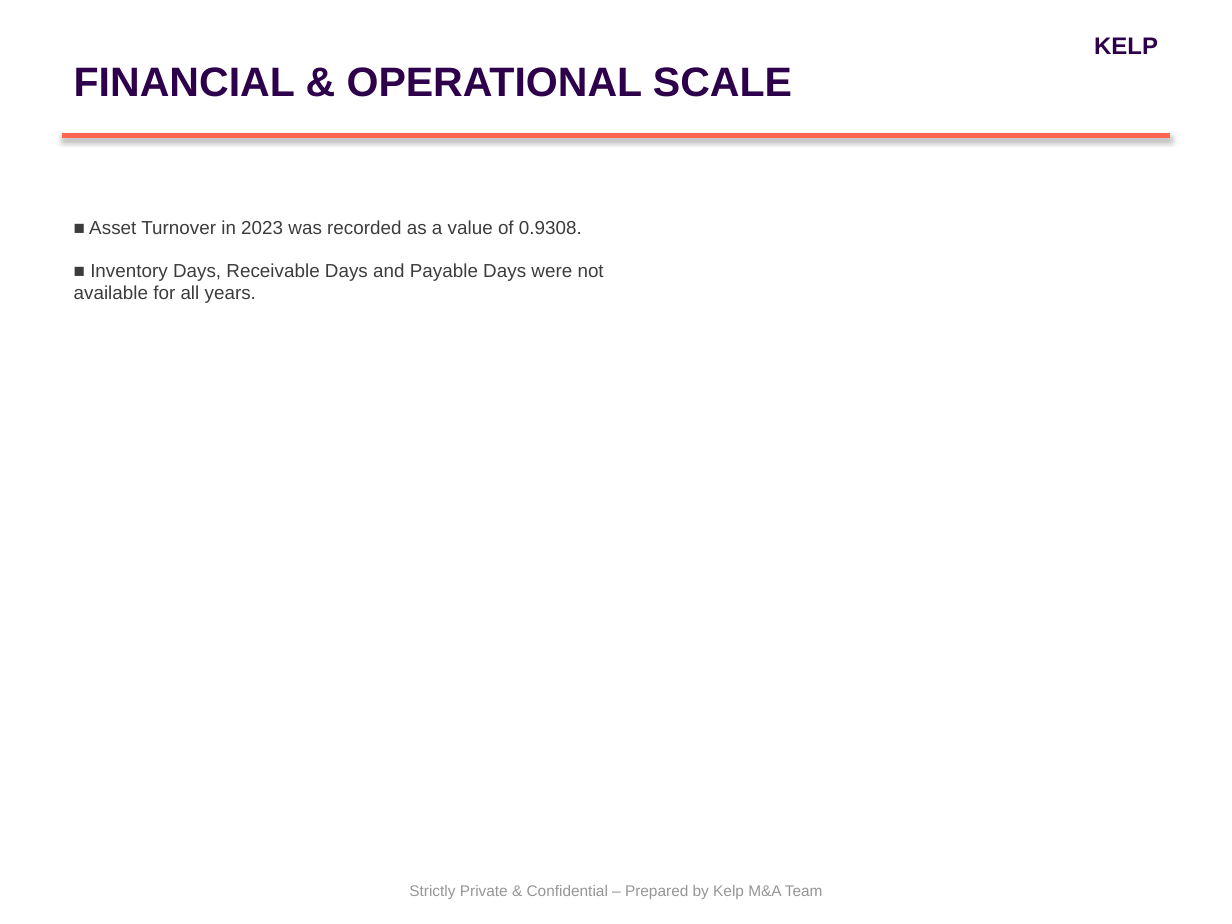
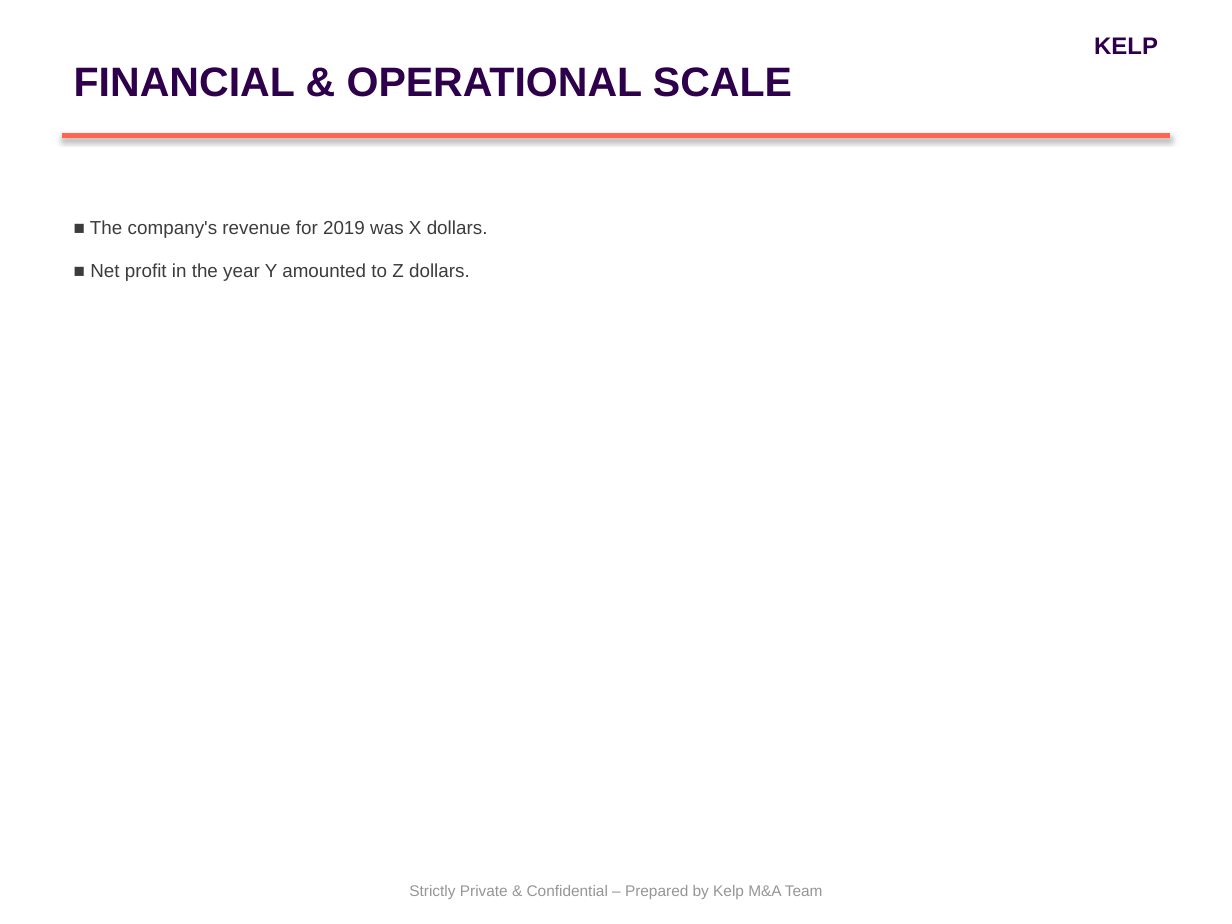
Before and after one commit to PiyushiAnand/Doc_to_PPT, a slide deck: slide 3 of Blind_Teaser_Centum_Final.pptx. Drawn at 1232x924 pixels with LibreOffice and Linux fonts; fonts in the diff are those of the drawing. Boxes give left, top, right and bottom in pixels: in the first picture for what was removed or moved away, otherwise in the second. Text is boxed around its words. In the diff, an @@ line names an element or a change of style, - is before the commit and + after.

```diff
--- a/Blind_Teaser_Centum_Final.pptx
+++ b/Blind_Teaser_Centum_Final.pptx
@@ text at (90,220,488,281): text changed @@
-■ Asset Turnover in 2023 was recorded as a value of 0.9308.
-■ Inventory Days, Receivable Days and Payable Days were not available for all years.
+■ The company's revenue for 2019 was X dollars.
+■ Net profit in the year Y amounted to Z dollars.
```
Also in this commit, not shown: 2 other slides changed, 14 other files.
